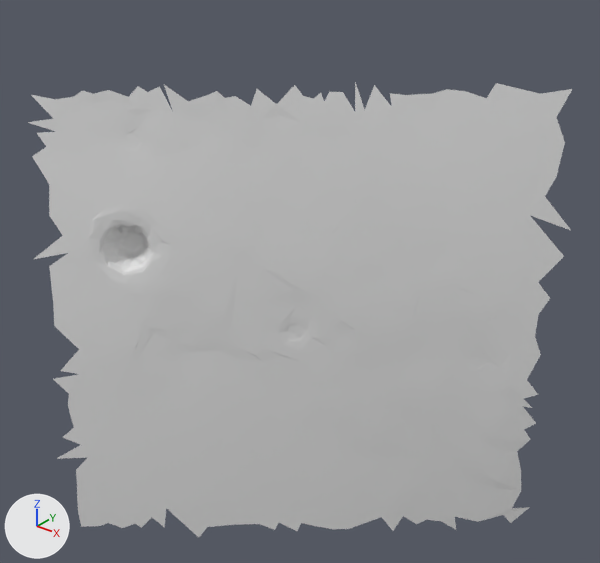
A saved change to the glTF model moon small_tiles/tile_180.glb.
The view is the same before and after, from a 50 mm camera at (22.71, -28.45, 6.9) aimed at (17.72, -22.21, 3.02). Every picture has the same lights, and +X, +Y and +Z are marked at lower left. The picture after the commit comes second. Vertices at exactly the same position are counted once.

The first picture shows 't180'.
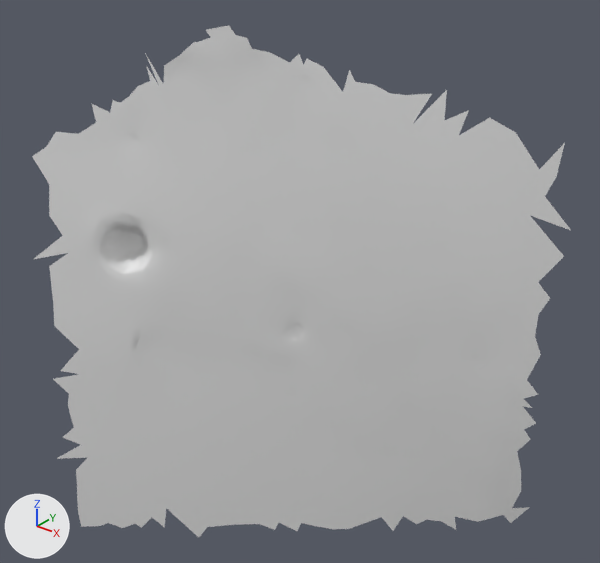
Changed parts and their boxes [x1, y1, x2, y2] in the pictures (600 x 563 px):
```json
{"object": "t180", "change": "reshaped", "before": [28, 82, 572, 537], "after": [32, 25, 571, 537], "on screen": "12% taller"}
{"part": 1, "of": "me_t180", "change": "reshaped", "before": [28, 83, 572, 169], "after": [139, 25, 391, 111]}
```

Scene script edits in JSON lines:
```json
{"block": "me_t180", "where": "# used by ob_t180; location = (0.0, 0.0, 0.0)"}
{"op": "remove", "block": "me_t180", "code": "me_t180.from_pydata(...)  # 1021 vertices, 1915 faces; spans x 15.57..20.02, y -24.15..-20.49, z -0.21..5.15"}
{"op": "add", "block": "me_t180", "code": "me_t180.from_pydata(...)  # 1054 vertices, 1981 faces; spans x 15.6..20.02, y -24.15..-20.57, z -0.21..5.66"}
{"block": "me_t180", "change": "me_t180 part 1"}
{"block": "me_t180", "change": "21 vertices are removed from x 15.57..19.73, y -23.83..-20.49, z 4.63..5.12"}
{"block": "me_t180", "change": "40 faces are deleted"}
{"block": "me_t180", "change": "54 vertices are added at x 16.54..18.09, y -23.09..-21.93, z 5.1..5.66"}
{"block": "me_t180", "change": "106 new faces join them"}
```
